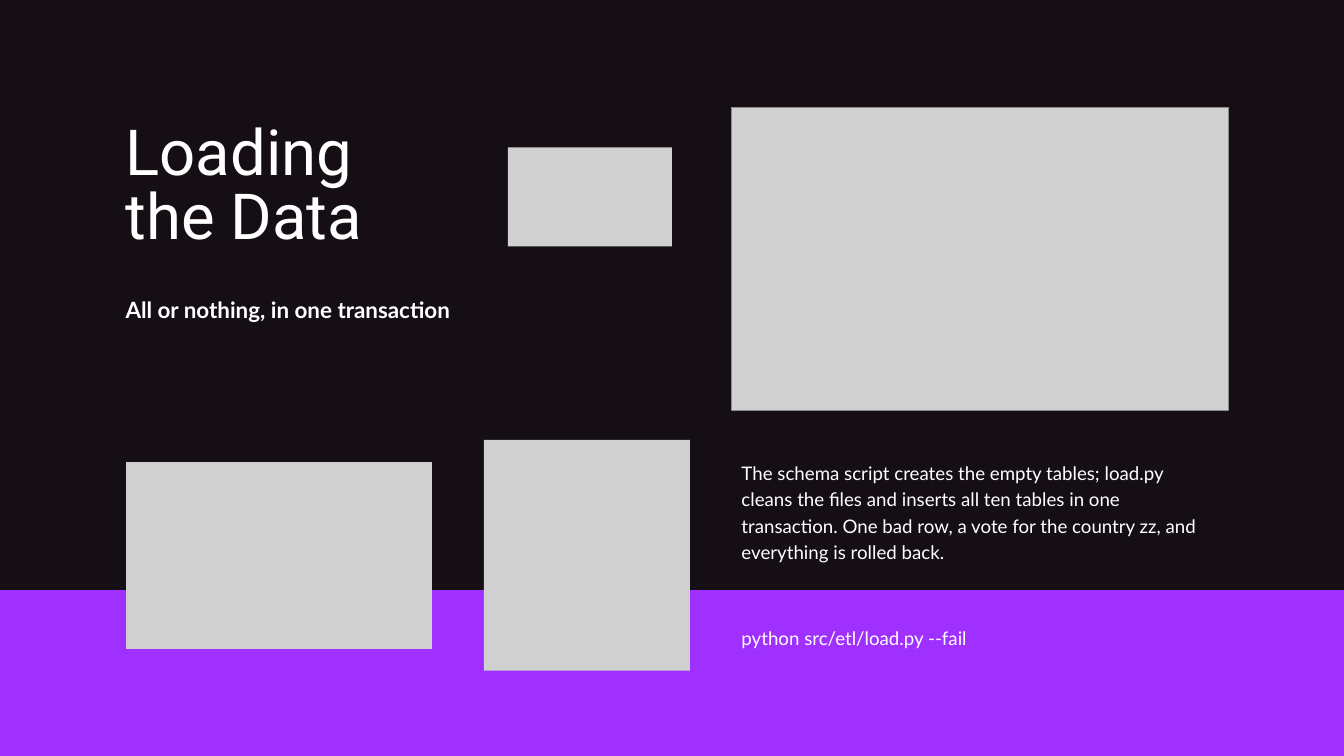
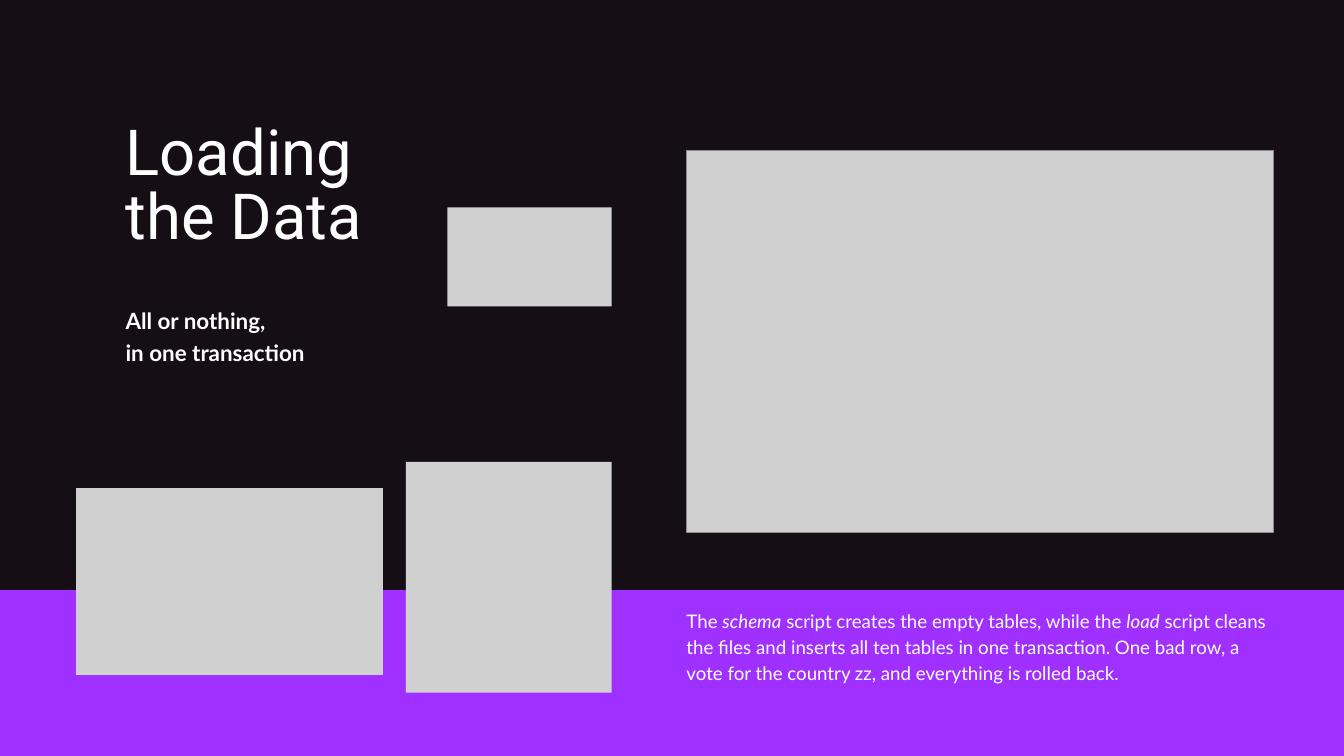
Before and after one commit to kkerekes-2005/Information_Technology_Project_Eurovision, a slide deck: slide 6 of docs/eurovision-presentation.pptx. Drawn at 1344x756 pixels with LibreOffice and Linux fonts; fonts in the diff are those of the drawing; grey boxes stand for pictures. Boxes give left, top, right and bottom in pixels: in the first picture for what was removed or moved away, otherwise in the second. Text is boxed around its words. In the diff, an @@ line names an element or a change of style, - is before the commit and + after.

```diff
--- a/docs/eurovision-presentation.pptx
+++ b/docs/eurovision-presentation.pptx
@@ picture: place and size @@
-picture at box(731, 108, 1228, 410)
+picture at box(687, 150, 1274, 532)
@@ picture: place and size @@
-picture at box(508, 147, 672, 246)
+picture at box(448, 208, 612, 306)
@@ text at box(126, 312, 304, 361): text changed @@
-All or nothing, in one transaction
+All or nothing,
+in one transaction
@@ picture: place and size @@
-picture at box(484, 440, 689, 671)
+picture at box(406, 462, 612, 692)
@@ picture: place and size @@
-picture at box(126, 462, 432, 648)
+picture at box(77, 488, 383, 675)
@@ text at box(686, 614, 1266, 684): text changed @@
-The schema script creates the empty tables; load.py cleans the files and inserts all ten tables in one transaction. One bad row, a vote for the country zz, and everything is rolled back.
+The schema script creates the empty tables, while the load script cleans the files and inserts all ten tables in one transaction. One bad row, a vote for the country zz, and everything is rolled back.
@@ text removed at box(741, 631, 967, 649) @@
-python src/etl/load.py --fail
```
Also in this commit, not shown: 8 other slides changed, 3 slides added, 4 slides removed, 38 other files.
